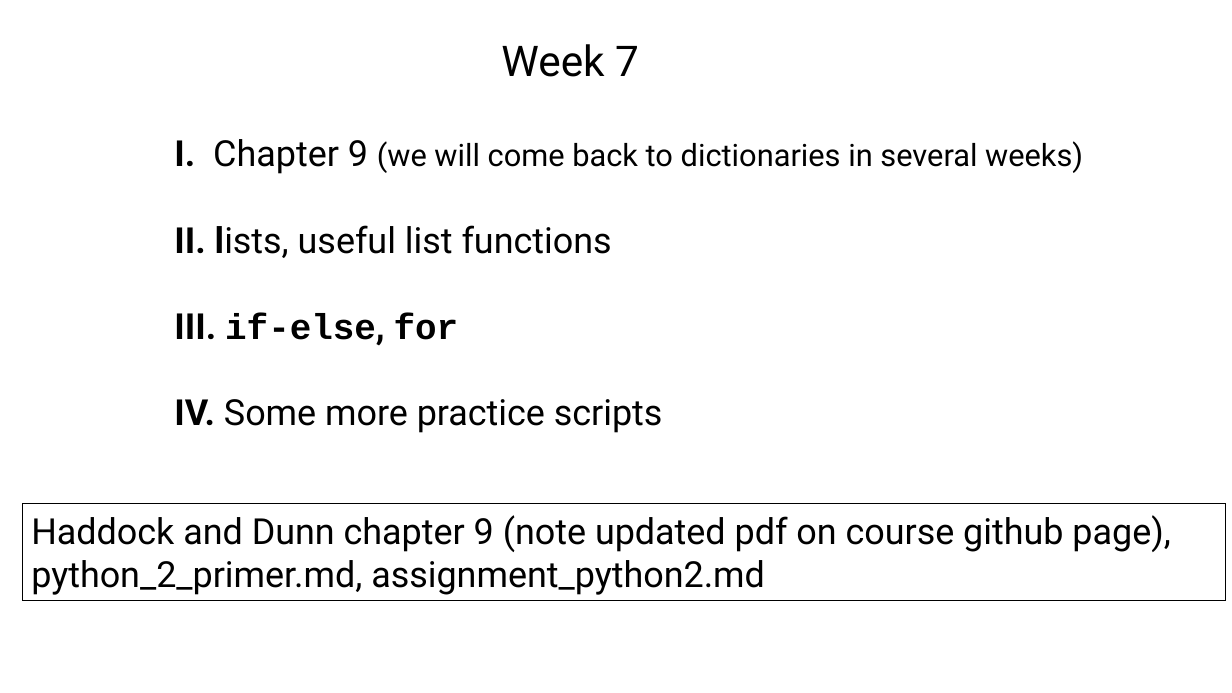
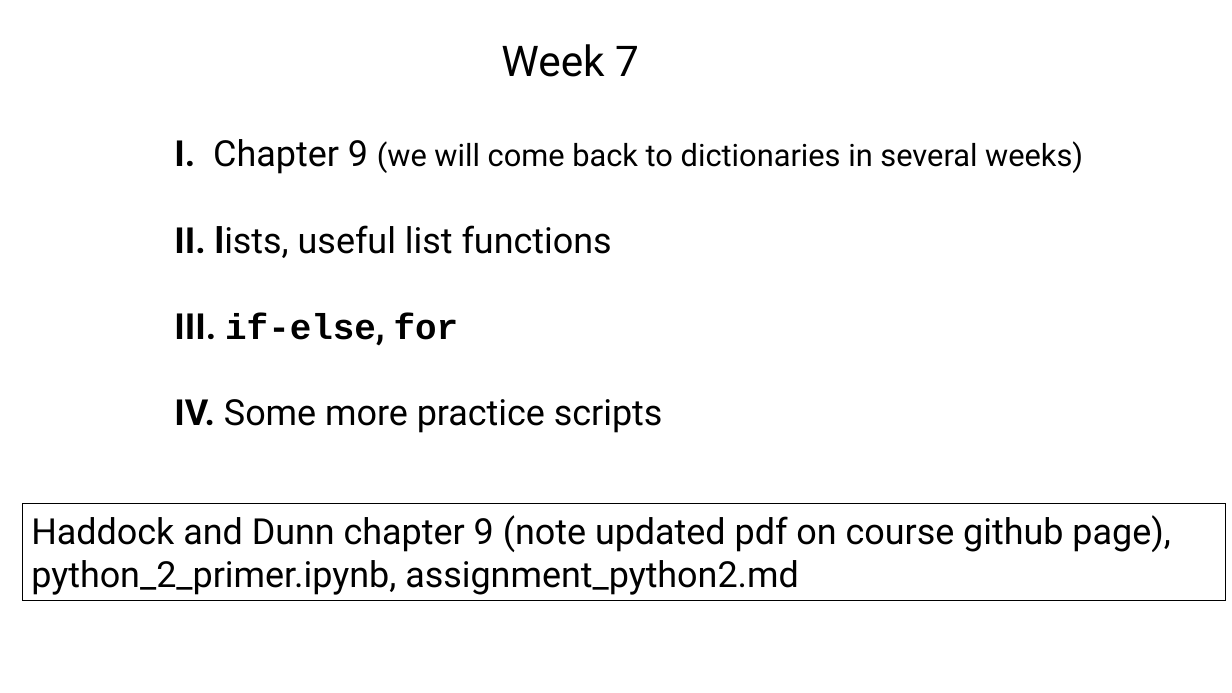
Before and after one commit to tparchman/F24_BIOL792, a slide deck: slide 1 of week7_pythonII/week7_python_chap9.pptx. Drawn at 1232x693 pixels with LibreOffice and Linux fonts; fonts in the diff are those of the drawing. Boxes give left, top, right and bottom in pixels: in the first picture for what was removed or moved away, otherwise in the second. Text is boxed around its words. In the diff, an @@ line names an element or a change of style, - is before the commit and + after.

```diff
--- a/week7_pythonII/week7_python_chap9.pptx
+++ b/week7_pythonII/week7_python_chap9.pptx
@@ text in rectangle at (31,515,1170,595): text changed @@
-Haddock and Dunn chapter 9 (note updated pdf on course github page), python_2_primer.md, assignment_python2.md
+Haddock and Dunn chapter 9 (note updated pdf on course github page), python_2_primer.ipynb, assignment_python2.md
```
Also in this commit, not shown: 1 other slide changed, 11 other files.
